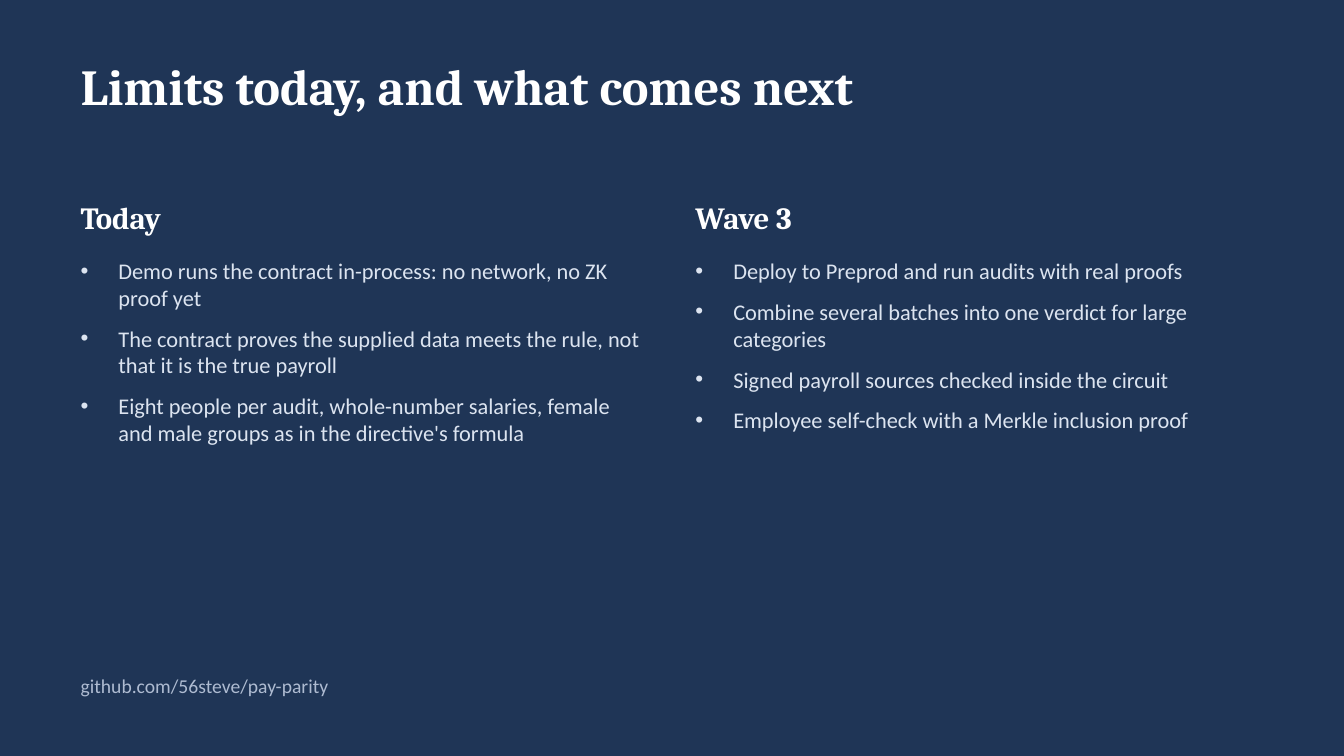
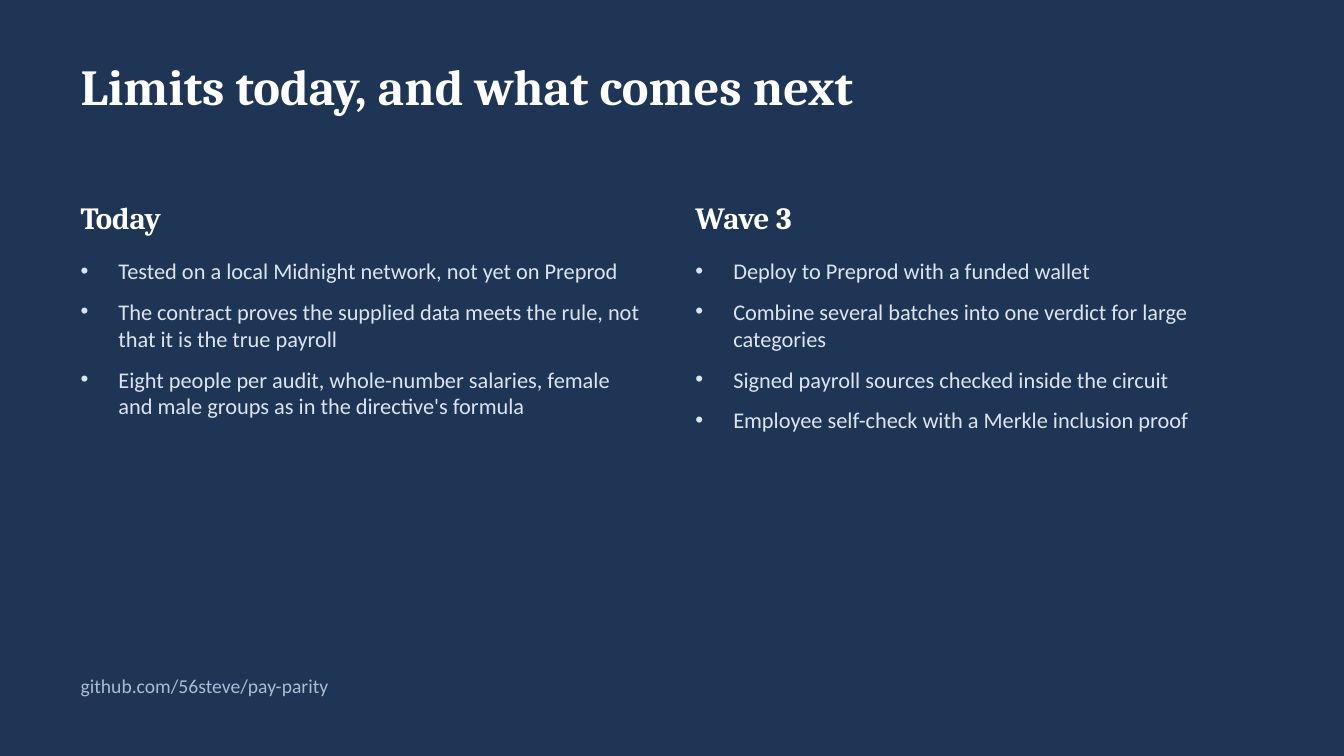
Before and after one commit to 56steve/pay-parity, a slide deck: slide 8 of docs/pay-parity-deck.pptx. Drawn at 1344x756 pixels with LibreOffice and Linux fonts; fonts in the diff are those of the drawing. Boxes give left, top, right and bottom in pixels: in the first picture for what was removed or moved away, otherwise in the second. Text is boxed around its words. In the diff, an @@ line names an element or a change of style, - is before the commit and + after.

```diff
--- a/docs/pay-parity-deck.pptx
+++ b/docs/pay-parity-deck.pptx
@@ text at [118, 263, 618, 283]: text changed @@
-• Demo runs the contract in-process: no network, no ZK proof yet
+• Tested on a local Midnight network, not yet on Preprod
@@ text at [733, 263, 1090, 283]: text changed @@
-• Deploy to Preprod and run audits with real proofs
+• Deploy to Preprod with a funded wallet
```
Also in this commit, not shown: 1 other slide changed, 2 other files.
